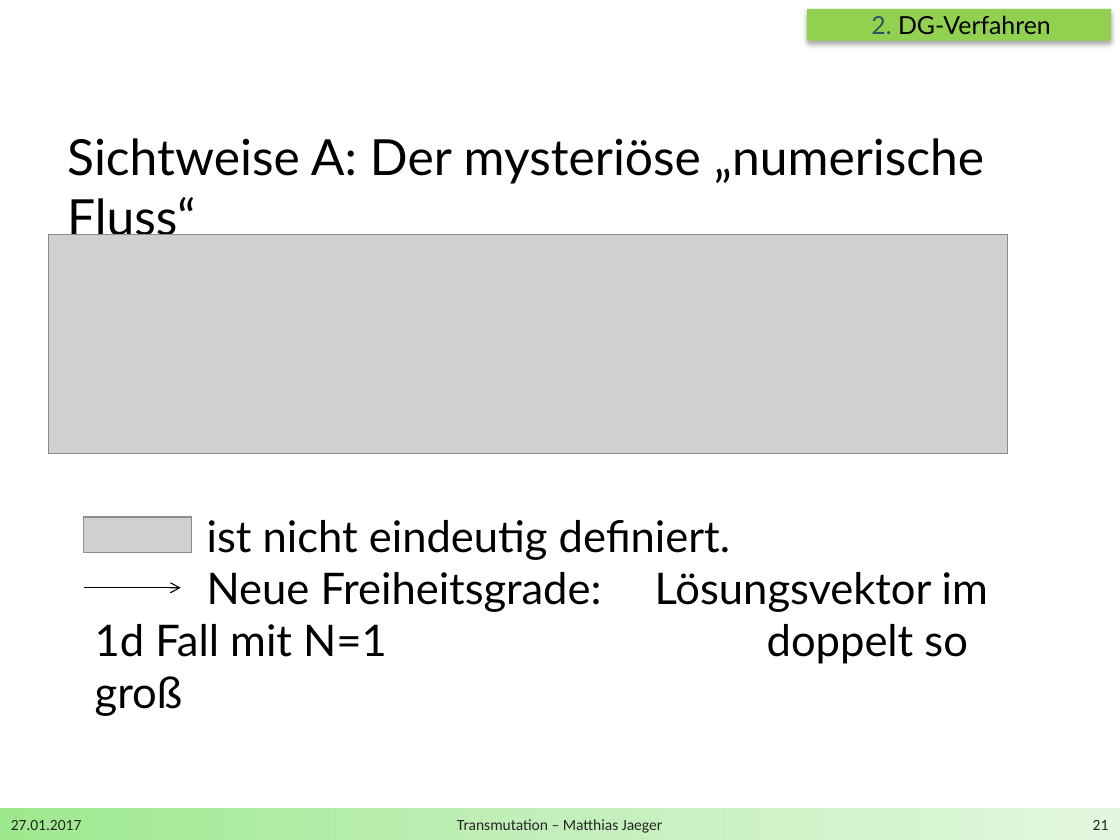
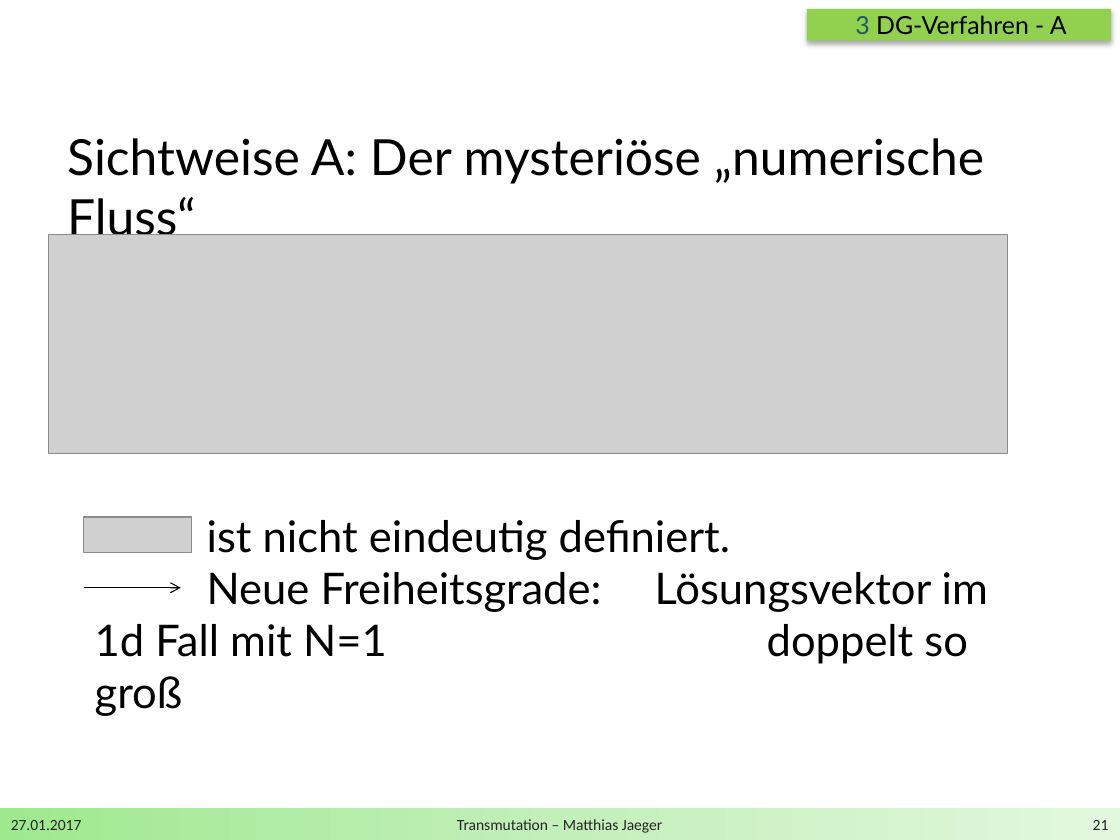
Before and after one commit to DerKleineGauss/Masterarbeit, a slide deck: slide 21 of Zwischenvortrag/Präsentation.pptx. Drawn at 1120x840 pixels with LibreOffice and Linux fonts; fonts in the diff are those of the drawing; grey boxes stand for pictures; background and template pictures are left out. Boxes give left, top, right and bottom in pixels: in the first picture for what was removed or moved away, otherwise in the second. Text is boxed around its words. In the diff, an @@ line names an element or a change of style, - is before the commit and + after.

```diff
--- a/Zwischenvortrag/Präsentation.pptx
+++ b/Zwischenvortrag/Präsentation.pptx
@@ text at (x1=855, y1=15, x2=1067, y2=34): text changed @@
-2. DG-Verfahren
+3 DG-Verfahren - A
```
Also in this commit, not shown: 11 other slides changed, 6 slides added, 2 other files.
